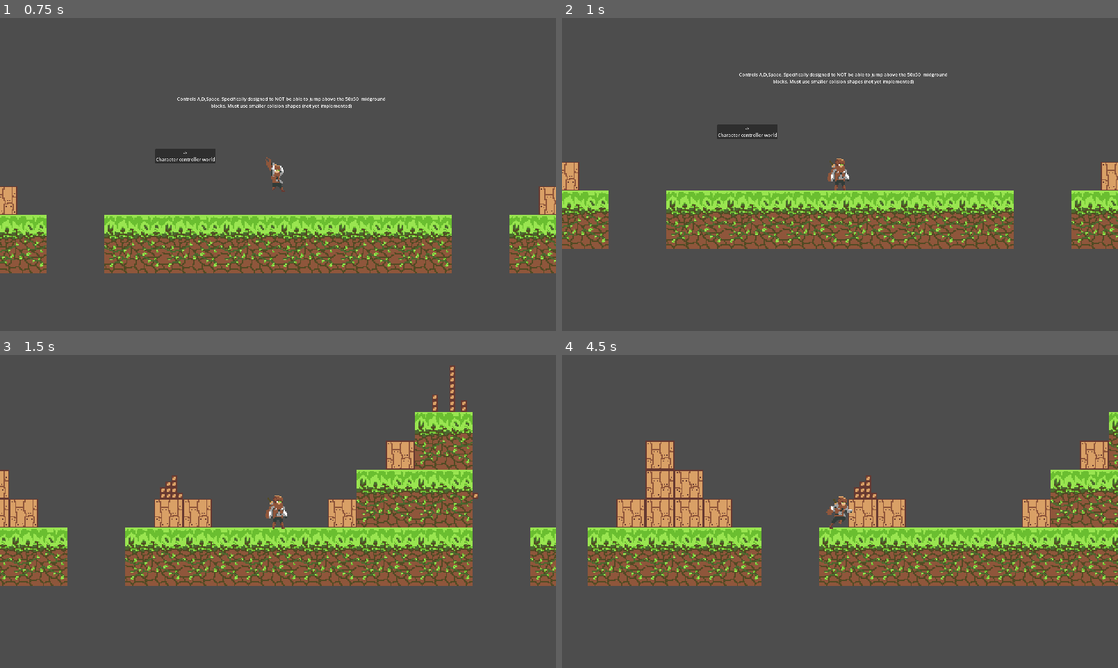
Above: before the commit, frames 1-4 (two rows, left to right).
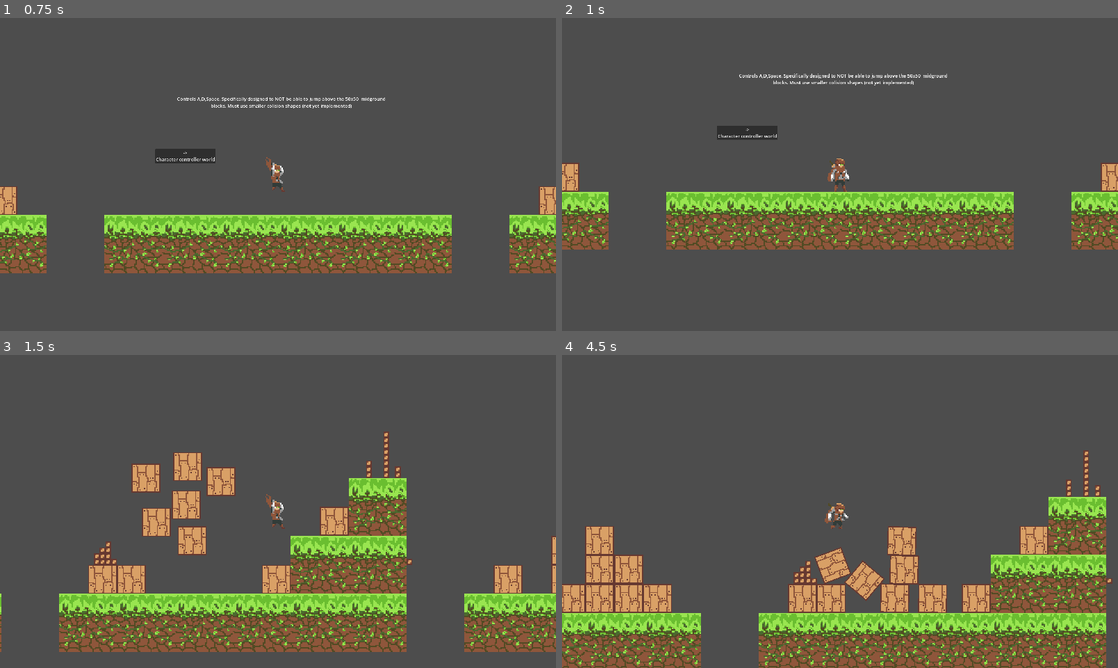
Above: after the commit, the same moments.

Repository: KevinSCoursey/VaultsOfTheAbyss
Game: Godot game, scene res://Scenes/UI/Menus/title_screen.tscn
Same seed, same stepped clock (60 frames per second), same inputs: the game is played once before the commit and once after it.
Inputs:
- Up to frame 1 (0.75 s): click "Play" at 0.5 s
- Up to frame 2 (1 s): no input
- Up to frame 3 (1.5 s): click "-> Character controller world" at 1.25 s
- Up to frame 4 (4.5 s): hold D (move_right) 2.03-3.53 s; tap Space (jump) at 2.1, 2.27, 2.57, 2.85, 3.02, 3.32, 3.6, 4.35 s; hold A (move_left) 3.53-4.28 s; hold D (move_right) from 4.28 s (still down)

Frame 1 is identical in both runs. In frame 2, 7.3% of the frame differs, in the area x 0-100%, y 17-74%; in frame 3, 41%; in frame 4, 45%, in the area x 0-100%, y 18-100%.

Commit message:
Add crate collision body

Diff:
--- /dev/null
+++ b/Code/Auto Load Resources/user_input_constants.gd
@@ -0,0 +1,5 @@
+extends Node
+
+const JUMP := "jump"
+const MOVE_LEFT := "move_left"
+const MOVE_RIGHT := "move_right"
--- a/Code/Character/Player/player.gd
+++ b/Code/Character/Player/player.gd
@@ -1,36 +1,35 @@
 extends CharacterBody2D
-
-# Design criteria:
-# Single jump not to exceed 50px
-# Multi-jump (NYI)
-# Step height determines px size that functions as stairs (NYI)
 
 const SPEED = 300.0
 const JUMP_VELOCITY = -300.0
 # Step height in pixels
 const STEP_HEIGHT = 5
+# Nodes to get at runtime:
 @onready var animation_player := $AnimationPlayer
 @onready var animated_sprite_2d := $AnimatedSprite2D
-
-# Get the gravity from the project settings to be synced with RigidBody nodes.
-var gravity = ProjectSettings.get_setting("physics/2d/default_gravity")
+# Get the auto-loaded resource UserInputConstants from the scene root. This is a constant,
+# but cannot be assigned at runtime if it is defined as a const.
+@onready var USER_INPUT := $"/root/UserInputConstants"
+# Get the GRAVITY from the project settings. This is a constant, but cannot be assigned at runtime
+# if it is defined as a const.
+@onready var GRAVITY = ProjectSettings.get_setting("physics/2d/default_gravity") as float
 
 func _ready():
 	pass
 
 func _physics_process(delta):
-	# Add the gravity.
+	# Add the GRAVITY, but only if the player is in the air.
 	if not is_on_floor():
-		velocity.y += gravity * delta
+		velocity.y += GRAVITY * delta
 
 	# Handle Jump.
-	if Input.is_action_just_pressed("jump") and is_on_floor():
+	if Input.is_action_just_pressed(USER_INPUT.JUMP) and is_on_floor():
 		animation_player.play("jump")
 		velocity.y = JUMP_VELOCITY
 
 	# Get the input direction and handle the movement/deceleration.
 	# As good practice, you should replace UI actions with custom gameplay actions.
-	var direction = Input.get_axis("move_left", "move_right")
+	var direction = Input.get_axis(USER_INPUT.MOVE_LEFT, USER_INPUT.MOVE_RIGHT)
 	if direction:
 		if velocity.y == 0:
 			animation_player.play("run")
--- a/Scenes/Character/Player/player.tscn
+++ b/Scenes/Character/Player/player.tscn
@@ -3,9 +3,8 @@
 [ext_resource type="Texture2D" uid="uid://bt1pwbsheqdps" path="res://Sprites/Adventurer Sheet 30x30.png" id="1_46141"]
 [ext_resource type="Script" path="res://Code/Character/Player/player.gd" id="1_bn15i"]
 
-[sub_resource type="CapsuleShape2D" id="CapsuleShape2D_g6lcy"]
-radius = 6.5
-height = 27.0
+[sub_resource type="RectangleShape2D" id="RectangleShape2D_22m0a"]
+size = Vector2(10, 28)
 
 [sub_resource type="AtlasTexture" id="AtlasTexture_i0c3r"]
 atlas = ExtResource("1_46141")
@@ -304,15 +303,19 @@
 script = ExtResource("1_bn15i")
 
 [node name="CollisionShape2D" type="CollisionShape2D" parent="."]
-position = Vector2(0.5, 0.5)
-shape = SubResource("CapsuleShape2D_g6lcy")
+position = Vector2(0, 1)
+shape = SubResource("RectangleShape2D_22m0a")
 
 [node name="AnimatedSprite2D" type="AnimatedSprite2D" parent="."]
 sprite_frames = SubResource("SpriteFrames_qdf8u")
-animation = &"fall"
+animation = &"run"
+frame = 5
+frame_progress = 0.721899
+metadata/_edit_lock_ = true
 
 [node name="Camera2D" type="Camera2D" parent="."]
 zoom = Vector2(4, 4)
+metadata/_edit_lock_ = true
 
 [node name="AnimationPlayer" type="AnimationPlayer" parent="."]
 libraries = {
--- /dev/null
+++ b/Scenes/World/Objects/crate.tscn
@@ -0,0 +1,17 @@
+[gd_scene load_steps=3 format=3 uid="uid://dvhxd5khswd5d"]
+
+[ext_resource type="Texture2D" uid="uid://brh3lekrkifko" path="res://Sprites/Tilemap/Midground/WoodBox25x25.png" id="1_dyiap"]
+
+[sub_resource type="RectangleShape2D" id="RectangleShape2D_jlos5"]
+size = Vector2(25, 25)
+
+[node name="crate" type="RigidBody2D"]
+position = Vector2(-66, -24)
+
+[node name="Sprite2D" type="Sprite2D" parent="."]
+texture = ExtResource("1_dyiap")
+metadata/_edit_lock_ = true
+
+[node name="CollisionShape2D" type="CollisionShape2D" parent="."]
+shape = SubResource("RectangleShape2D_jlos5")
+metadata/_edit_lock_ = true
--- a/Scenes/World/character_controller_test.tscn
+++ b/Scenes/World/character_controller_test.tscn
@@ -1,9 +1,10 @@
-[gd_scene load_steps=5 format=3 uid="uid://1yjleih3iwef"]
+[gd_scene load_steps=6 format=3 uid="uid://1yjleih3iwef"]
 
 [ext_resource type="TileSet" uid="uid://b7n4ofp3g3wa4" path="res://2D Navigation/Tile Set/tile_set_surface_50x50.tres" id="1_8uw7i"]
 [ext_resource type="TileSet" uid="uid://clfctc35gppci" path="res://2D Navigation/Tile Set/tile_set_surface_25x25.tres" id="2_f38hi"]
 [ext_resource type="TileSet" uid="uid://bbkq7goyf282c" path="res://2D Navigation/Tile Set/tile_set_surface_5x5.tres" id="3_ln68s"]
 [ext_resource type="PackedScene" uid="uid://c1lws0l4s5j43" path="res://Scenes/Character/Player/player.tscn" id="4_6navo"]
+[ext_resource type="PackedScene" uid="uid://dvhxd5khswd5d" path="res://Scenes/World/Objects/crate.tscn" id="5_ghltp"]
 
 [node name="character_controller_test" type="Node2D"]
 
@@ -28,4 +29,25 @@
 layer_0/tile_data = PackedInt32Array(327657, 1, 0, 327658, 1, 0, 327659, 1, 0, 262122, 1, 0, 262121, 1, 0, 196585, 1, 0 …(269 unchanged characters)…
 
 [node name="player" parent="." instance=ExtResource("4_6navo")]
-position = Vector2(-18, 32)
+position = Vector2(39, -36)
+slide_on_ceiling = false
+floor_snap_length = 2.0
+
+[node name="obstacles" type="Node2D" parent="."]
+
+[node name="crate" parent="obstacles" instance=ExtResource("5_ghltp")]
+
+[node name="crate2" parent="obstacles" instance=ExtResource("5_ghltp")]
+position = Vector2(-35, -8)
+
+[node name="crate3" parent="obstacles" instance=ExtResource("5_ghltp")]
+position = Vector2(-40, -39)
+
+[node name="crate4" parent="obstacles" instance=ExtResource("5_ghltp")]
+position = Vector2(-75, -62)
+
+[node name="crate5" parent="obstacles" instance=ExtResource("5_ghltp")]
+position = Vector2(-10, -59)
+
+[node name="crate6" parent="obstacles" instance=ExtResource("5_ghltp")]
+position = Vector2(-39, -72)
--- a/project.godot
+++ b/project.godot
@@ -14,6 +14,10 @@
 run/main_scene="res://Scenes/UI/Menus/title_screen.tscn"
 config/features=PackedStringArray("4.1", "Forward Plus")
 config/icon="res://icon.svg"
+
+[autoload]
+
+UserInputConstants="*res://Code/Auto Load Resources/user_input_constants.gd"
 
 [display]
 
@@ -47,3 +51,4 @@
 
 textures/canvas_textures/default_texture_filter=0
 textures/lossless_compression/force_png=true
+textures/default_filters/anisotropic_filtering_level=4
